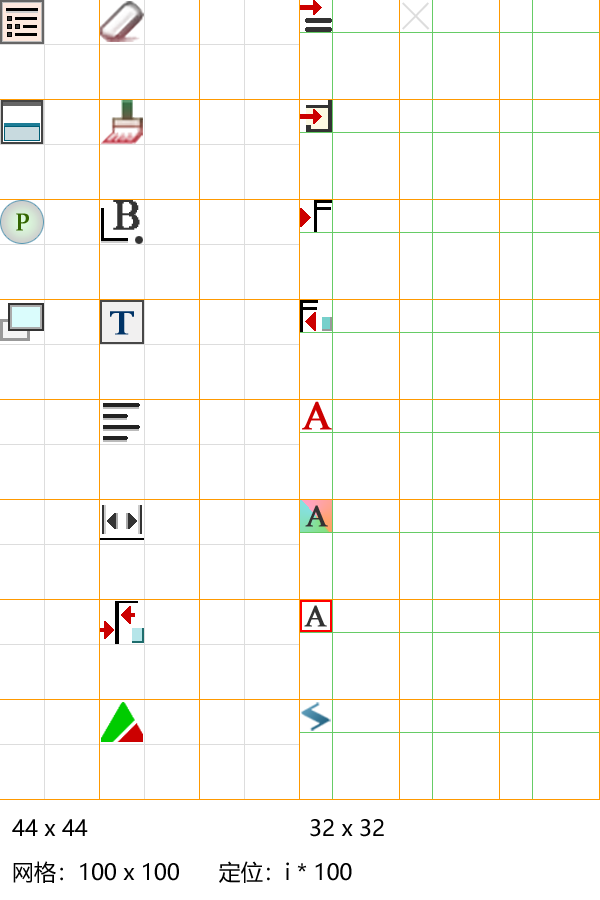
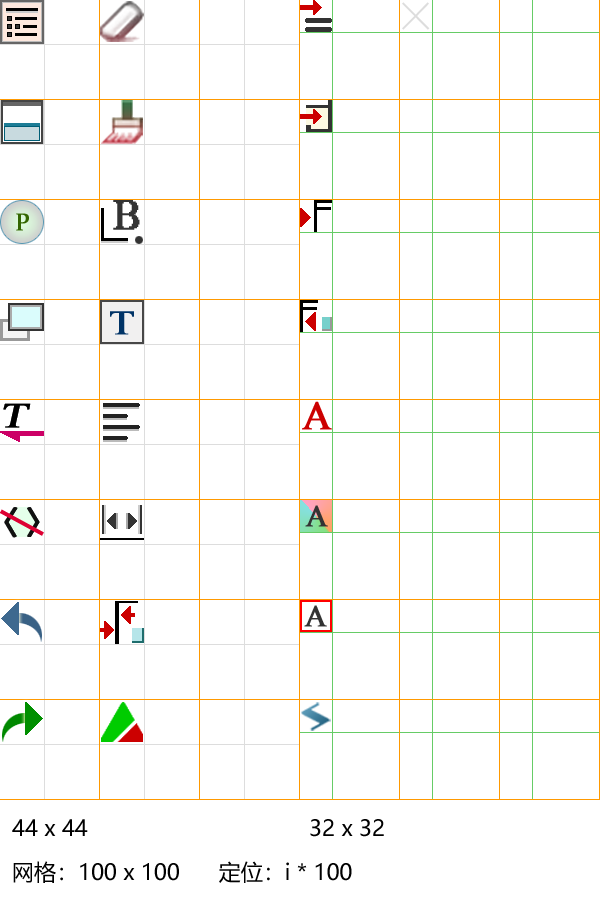
Two versions of the same layered image (600x900). Layer-by-layer changes:
added group "文本化" with 3 layers in group "toolbar" over [0, 403, 44, 442]
added layer "T" (2nd of 3, in "toolbar" › "文本化") in group "文本化" over [3, 403, 31, 428]
added layer "T" (3rd of 3, in "toolbar" › "文本化") in group "文本化" over [3, 403, 31, 428]
added layer "颜色填充 85" in group "文本化" over [0, 431, 44, 442]
added group "untag" with 5 layers in group "toolbar" over [0, 507, 44, 538]
added layer "颜色填充 88" in group "untag" over [0, 509, 44, 537]
added layer "〈〉 副本" in group "untag" over [5, 507, 40, 538]
added layer "〈〉" (1st of 2, in "toolbar" › "untag") in group "untag" over [5, 507, 40, 538]
added layer "〈〉" (2nd of 2, in "toolbar" › "untag") in group "untag" over [4, 507, 39, 538]
added layer "颜色填充 87" in group "untag" over [5, 507, 38, 537]
added group "undo" with 2 layers in group "toolbar" over [1, 602, 42, 642]
added layer "颜色填充 81" in group "undo" over [1, 602, 19, 635]
added layer "颜色填充 84" in group "undo" over [17, 613, 42, 642]
added group "redo" with 2 layers in group "toolbar" over [2, 702, 43, 742]
added layer "颜色填充 81 副本" in group "redo" over [25, 702, 43, 735]
added layer "颜色填充 84 副本" in group "redo" over [2, 713, 27, 742]
